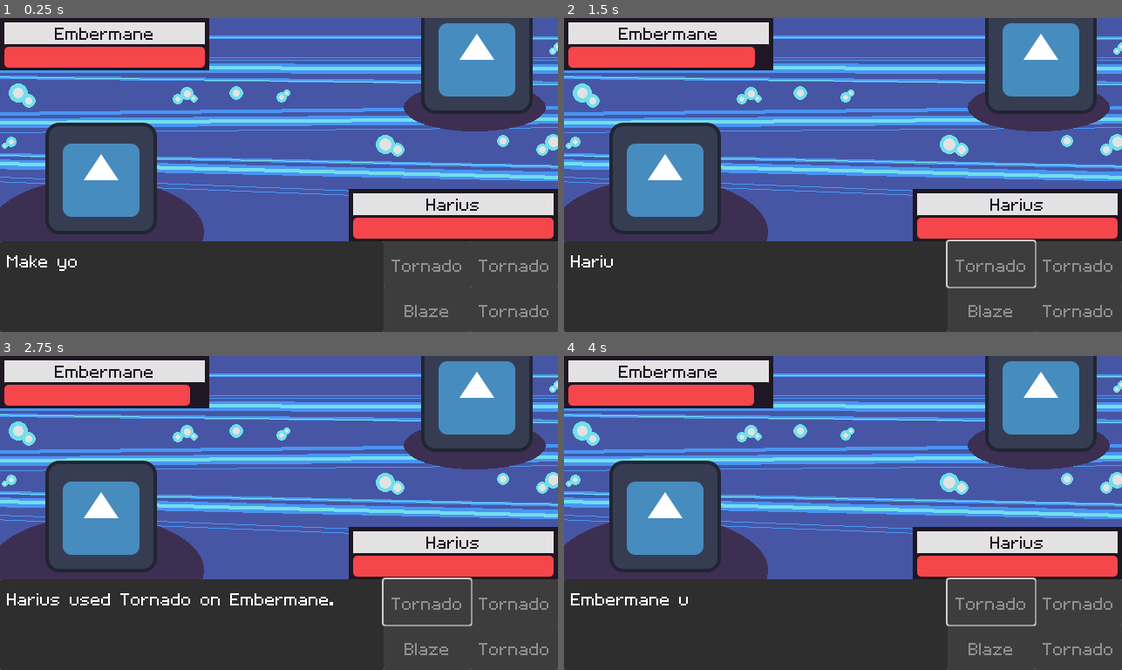
Above: before the commit, frames 1-4 (two rows, left to right).
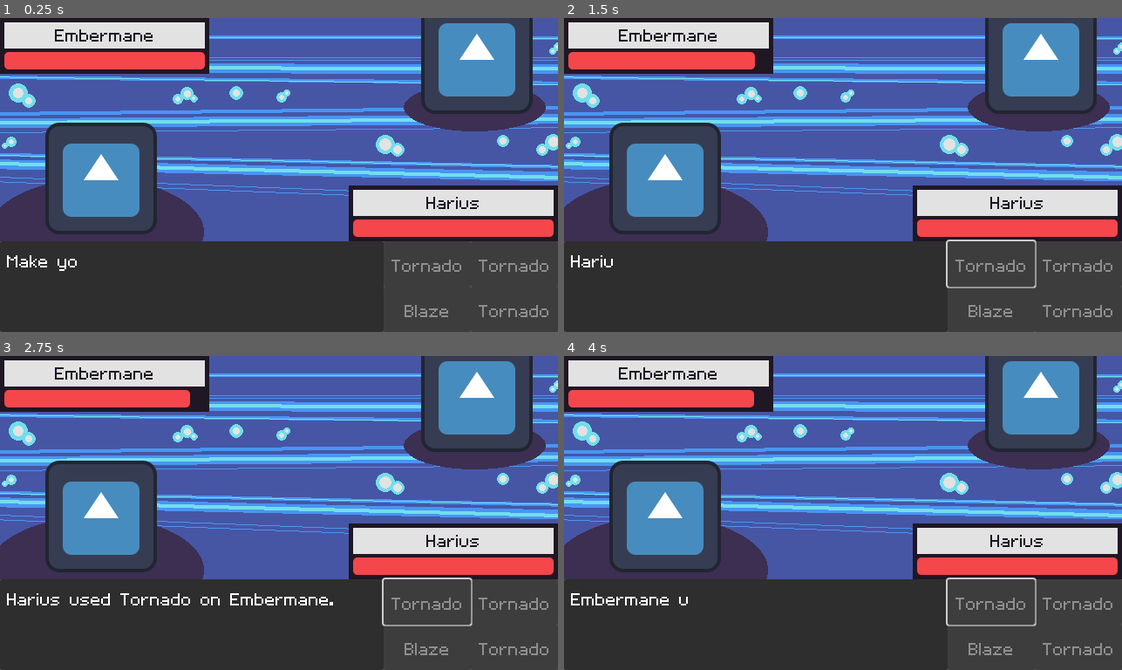
Above: after the commit, the same moments.

Repository: jadicodes/zodiac-battler
Game: Godot game, scene res://battle_arena/battle_arena.tscn
Two runs of this game, one before a commit and one after it. Both use one fixed random seed, a clock stepped at 60 frames per second and the inputs below. The engine's default icon, where the game draws it, is replaced by a stand-in: a white triangle on a blue panel in a dark square.
Inputs:
- Up to frame 1 (0.25 s): no input
- Up to frame 2 (1.5 s): tap Enter at 0.5 s; tap Space (advance_text) at 0.6 s; click "Tornado" at 1.25 s
- Up to frame 3 (2.75 s): tap Space (advance_text) at 2.1 s
- Up to frame 4 (4 s): tap Space (advance_text) at 2.75, 2.85, 3.6 s; tap Enter at 3.5 s

The runs differ from the first frame. In frame 1, 3.3% of the frame differs, in the area x 0-100%, y 3-71%; in frame 2, 3.2%; in frame 3, 3.2%; in frame 4, 3.2%.

Commit message:
Update player info boxes and add palette

Diff:
--- a/project/battle_arena/battle_arena.tscn
+++ b/project/battle_arena/battle_arena.tscn
@@ -49,13 +49,7 @@
 [node name="OpponentPlayerInfo" parent="VBoxContainer/Control" instance=ExtResource("7_uvb1j")]
 unique_name_in_owner = true
 layout_mode = 1
-anchors_preset = 0
-anchor_right = 0.0
-anchor_bottom = 0.0
 offset_right = 0.0
-offset_bottom = 60.0
-grow_horizontal = 1
-grow_vertical = 1
 size_flags_horizontal = 0
 
 [node name="SelfPlayerInfo" parent="VBoxContainer/Control" instance=ExtResource("7_uvb1j")]
@@ -64,6 +58,8 @@
 anchors_preset = 3
 anchor_left = 1.0
 anchor_top = 1.0
+anchor_right = 1.0
+anchor_bottom = 1.0
 offset_left = -240.0
 offset_top = -60.0
 offset_right = 0.0
--- a/project/battle_arena/player_info/player_info.tscn
+++ b/project/battle_arena/player_info/player_info.tscn
@@ -10,21 +10,20 @@
 bg_color = Color(0.8862745, 0.8862745, 0.8862745, 1)
 
 [node name="PlayerInfo" type="Control"]
-custom_minimum_size = Vector2(0, 60)
+custom_minimum_size = Vector2(240, 64)
 layout_mode = 3
+anchors_preset = 0
+offset_right = 240.0
+offset_bottom = 60.0
+script = ExtResource("1_ynlxm")
+
+[node name="OpponentInfo" type="Panel" parent="."]
+layout_mode = 1
 anchors_preset = 15
 anchor_right = 1.0
 anchor_bottom = 1.0
-offset_right = -400.0
-offset_bottom = -300.0
 grow_horizontal = 2
 grow_vertical = 2
-script = ExtResource("1_ynlxm")
-
-[node name="OpponentInfo" type="Panel" parent="."]
-layout_mode = 0
-offset_right = 240.0
-offset_bottom = 60.0
 theme_override_styles/panel = SubResource("StyleBoxFlat_k54w4")
 
 [node name="MarginContainer" type="MarginContainer" parent="OpponentInfo"]
@@ -39,27 +38,30 @@
 theme_override_constants/margin_right = 5
 theme_override_constants/margin_bottom = 5
 
-[node name="Panel" type="Panel" parent="OpponentInfo/MarginContainer"]
+[node name="VBoxContainer" type="VBoxContainer" parent="OpponentInfo/MarginContainer"]
 layout_mode = 2
+
+[node name="Panel" type="Panel" parent="OpponentInfo/MarginContainer/VBoxContainer"]
+layout_mode = 2
+size_flags_vertical = 3
 theme_override_styles/panel = SubResource("StyleBoxFlat_i44ap")
 
-[node name="VBoxContainer" type="VBoxContainer" parent="OpponentInfo/MarginContainer/Panel"]
-layout_mode = 0
-offset_right = 230.0
-offset_bottom = 50.0
+[node name="NameLabel" type="Label" parent="OpponentInfo/MarginContainer/VBoxContainer/Panel"]
+unique_name_in_owner = true
+custom_minimum_size = Vector2(0, 24)
+layout_mode = 1
+anchors_preset = 15
+anchor_right = 1.0
+anchor_bottom = 1.0
 grow_horizontal = 2
 grow_vertical = 2
-
-[node name="NameLabel" type="Label" parent="OpponentInfo/MarginContainer/Panel/VBoxContainer"]
-unique_name_in_owner = true
-custom_minimum_size = Vector2(0, 24)
-layout_mode = 2
 theme_override_colors/font_color = Color(0.12156863, 0.09019608, 0.13725491, 1)
 theme_override_font_sizes/font_size = 32
 text = "Opponent"
 horizontal_alignment = 1
 
-[node name="HealthBar" parent="OpponentInfo/MarginContainer/Panel/VBoxContainer" instance=ExtResource("2_lem0m")]
+[node name="HealthBar" parent="OpponentInfo/MarginContainer/VBoxContainer" instance=ExtResource("2_lem0m")]
 unique_name_in_owner = true
+custom_minimum_size = Vector2(0, 20)
 layout_mode = 2
 value = 100.0
--- /dev/null
+++ b/project/ui/palette.tres
@@ -0,0 +1,4 @@
+[gd_resource type="ColorPalette" format=3 uid="uid://ypo1mowf454x"]
+
+[resource]
+colors = PackedColorArray(0.12156863, 0.09019608, 0.13725491, 1, 0.23529412, 0.18431373, 0.32156864, 1, 0.54901963, 0.49803922, 0.5647059, 1, 0.7372549, 0.6901961, 0.7019608, 1, 0.8862745, 0.8862745, 0.8862745, 1, 0.84705883, 0.40784314, 0.1882353, 1, 0.9411765, 0.58431375, 0.28235295, 1, 0.9372549, 0.8156863, 0.5058824, 1, 0.69803923, 0.15294118, 0.25490198, 1, 0.9607843, 0.27450982, 0.29803923, 1, 0.96862745, 0.6117647, 0.53333336, 1, 0.27450982, 0.3372549, 0.64705884, 1, 0.28627452, 0.58431375, 0.9529412, 1, 0.44705883, 0.87058824, 0.92156863, 1, 0.24313726, 0.77254903, 0.29411766, 1, 0.7058824, 0.9019608, 0.3372549, 1)
Binary file added: project/ui/palette.png
Not shown, added: project/ui/palette.png.import
